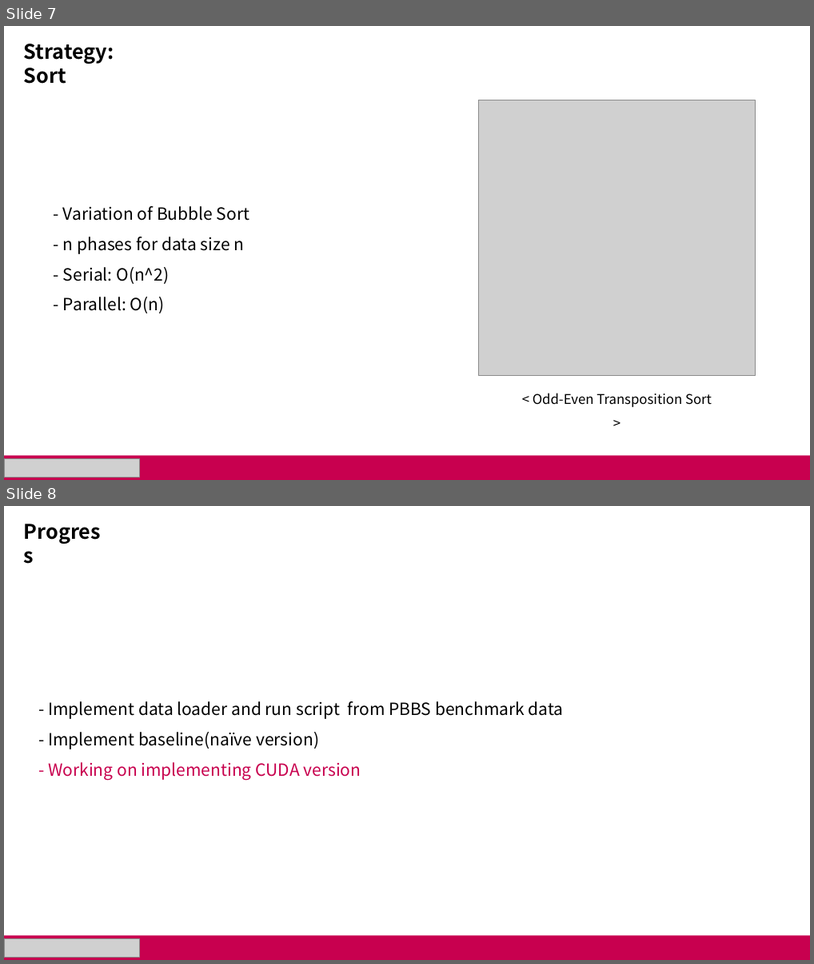
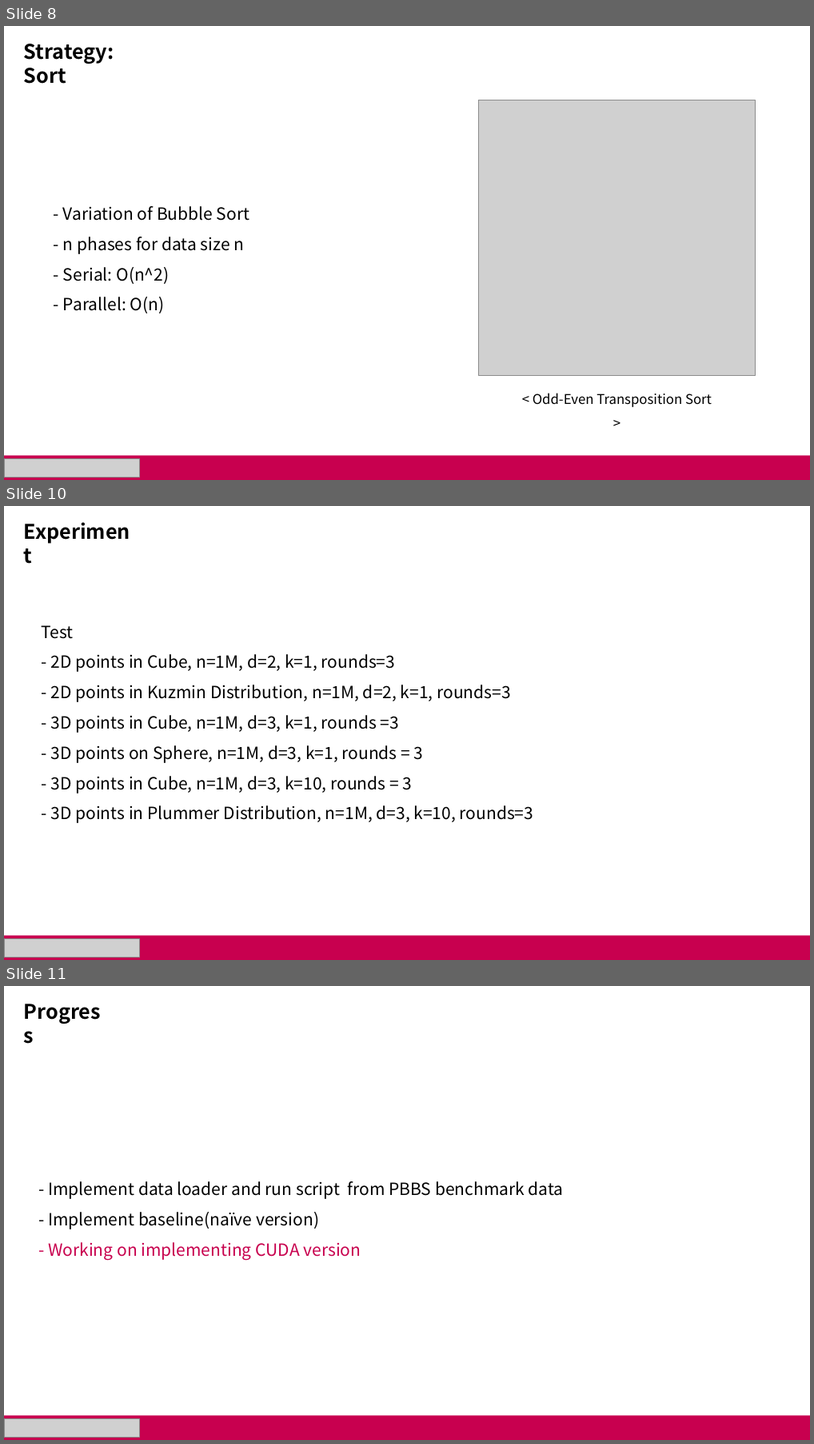
Before and after one commit to minsusun/csed490c-01, a slide deck: Project/presentation.pptx. Shown one above the other, each under a label of ours: slides 7 and 8 before the commit, slides 8, 10 and 11 after it; the slides between them are not shown. The pictures are 814x964 and 814x1444 pixels, drawn with LibreOffice and Linux fonts; fonts in the diff are those of the drawing; grey boxes stand for pictures. Boxes give left, top, right and bottom in pixels: in the first picture for what was removed or moved away, otherwise in the second. Text is boxed around its words. In the diff, an @@ line names an element or a change of style, - is before the commit and + after.

```diff
--- a/Project/presentation.pptx
+++ b/Project/presentation.pptx
@@ slide 10 added at <box>4,506,810,960</box>, background #FFFFFF @@
@@ text added at <box>18,516,140,546</box>, 24 pt, text #000000, bold @@
+Experiment
@@ text added at <box>42,625,534,823</box>, 20 pt, text #000000 @@
+Test
+- 2D points in Cube, n=1M, d=2, k=1, rounds=3
+- 2D points in Kuzmin Distribution, n=1M, d=2, k=1, rounds=3
+- 3D points in Cube, n=1M, d=3, k=1, rounds =3
+- 3D points on Sphere, n=1M, d=3, k=1, rounds = 3
+- 3D points in Cube, n=1M, d=3, k=10, rounds = 3
+- 3D points in Plummer Distribution, n=1M, d=3, k=10, rounds=3
@@ rectangle added at <box>4,936,810,960</box>, fill #C8004F @@
@@ picture added at <box>4,939,139,957</box> @@
@@ what was slide 7 is now slide 8 @@
@@ what was slide 8 is now slide 11 @@
```
Also in this commit, not shown: 2 slides changed, 2 other slides added, 1 other file.
